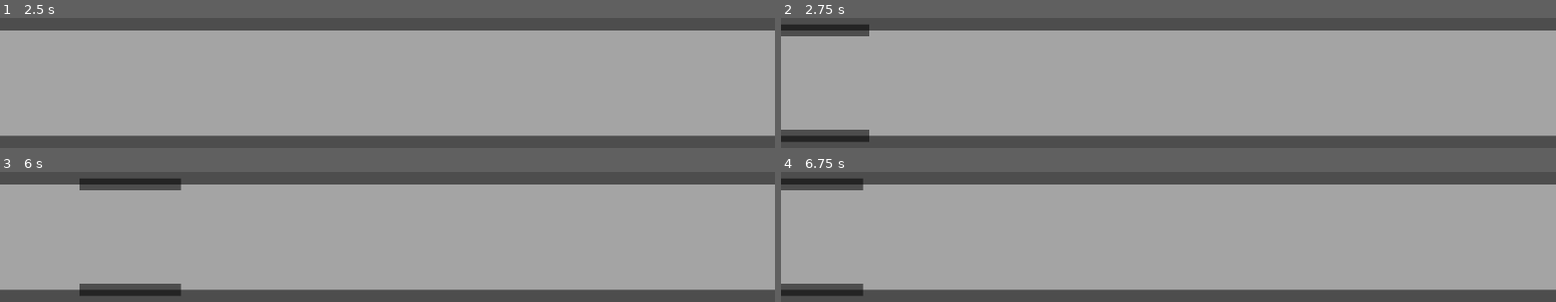
Above: before the commit, frames 1-4 (two rows, left to right).
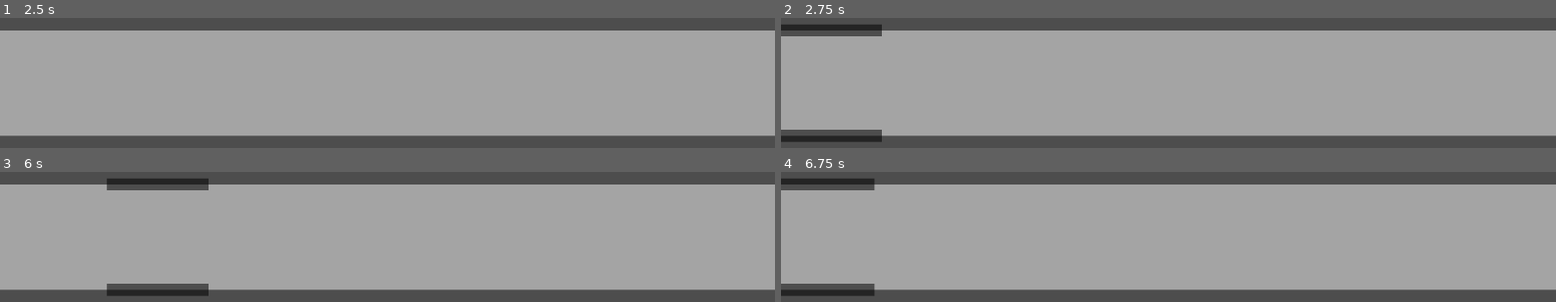
Above: after the commit, the same moments.

Repository: cgsdev0/giggle-groove
Game: Godot game, scene res://main.tscn
The game is run twice, just before and just after one commit, with the same random seed, the same clock (stepped at 60 frames per second) and the same inputs.
Inputs:
- Up to frame 1 (2.5 s): tap Enter (ui_accept) at 0.5, 0.77, 1.25, 1.52, 2 s; hold Z (row0) 0.53-1.28 s; tap X (row1) at 1.35 s; hold Z (row0) from 2.03 s (still down)
- Up to frame 2 (2.75 s): keep holding Z (row0)
- Up to frame 3 (6 s): release Z (row0) at 2.78 s; tap X (row1) at 2.85, 4.35, 5.85 s; tap Enter (ui_accept) at 3.02, 3.5, 3.77, 4.25, 4.52, 5 s; hold Z (row0) 3.53-4.28 s; hold Z (row0) 5.03-5.78 s
- Up to frame 4 (6.75 s): tap Enter (ui_accept) at 6.02 s; hold Z (row0) from 6.53 s (still down)

Frame 1 is identical in both runs. In frame 2, 0.3% of the frame differs, in the area x 11-14%, y 5-96%; in frame 3, 1.3%, in the area x 10-27%, y 5-96%; in frame 4, 0.3%.
Error in both runs: Cannot call method 'get_length' on a null value. (res://not_joke.gd:44)

Commit message:
making jokes is so painful still

Diff:
--- a/main.tscn
+++ b/main.tscn
@@ -2,7 +2,7 @@
 
 [ext_resource type="Theme" uid="uid://cma485vc1b1ab" path="res://joke.theme" id="1_agnvs"]
 [ext_resource type="Script" path="res://not_joke.gd" id="1_c476h"]
-[ext_resource type="Resource" uid="uid://blgipcuuxkqpk" path="res://jokes/robot_joke_10.txt" id="3_7acs8"]
+[ext_resource type="Resource" uid="uid://cks7mcsrdpthx" path="res://jokes/robot_joke_7.txt" id="3_2kymy"]
 
 [node name="Node" type="Node"]
 
@@ -15,7 +15,7 @@
 grow_vertical = 2
 theme = ExtResource("1_agnvs")
 script = ExtResource("1_c476h")
-joke = ExtResource("3_7acs8")
+joke = ExtResource("3_2kymy")
 metadata/_edit_use_anchors_ = true
 
 [node name="AudioStreamPlayer" type="AudioStreamPlayer" parent="Control"]
Not shown, added: jokes/robot_joke_7.txt
Not shown, added: jokes/robot_joke_7.txt.import
Not shown, added: jokes/robot_joke_8.txt
Not shown, added: jokes/robot_joke_8.txt.import
Not shown, added: jokes/robot_joke_9.txt
Not shown, added: jokes/robot_joke_9.txt.import
Not shown, changed: jokes/robot_joke_7.wav
Not shown, changed: jokes/robot_joke_8.wav
Not shown, changed: jokes/robot_joke_9.wav
